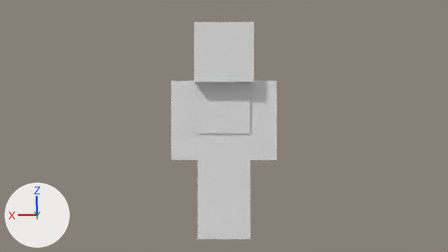
The Blender file mods/minetest_game/player_api/models/female.blend: old version first, new version second.
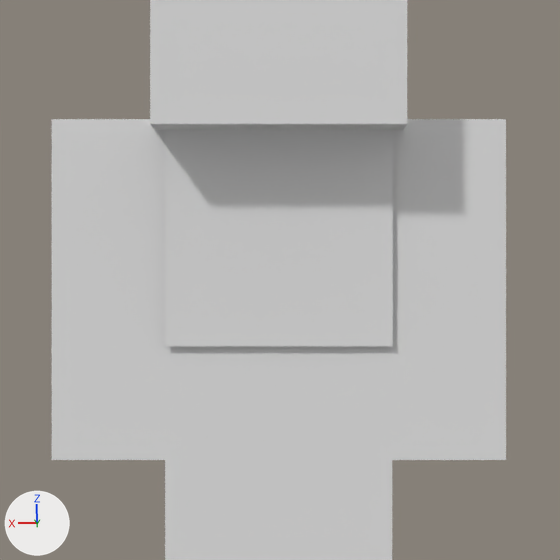
There are two pictures of each version: one from the file's camera 'Camera', one close up on the part from 36% to 65% of the width and 21% to 73% of the height. The lights are fixed; the arrows at lower left show +X, +Y and +Z.

Objects in the first close-up: 'Player.002'.
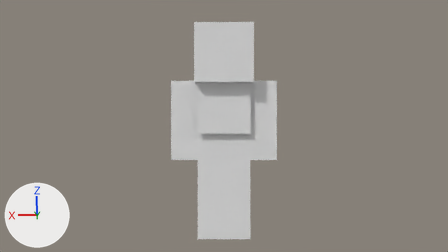
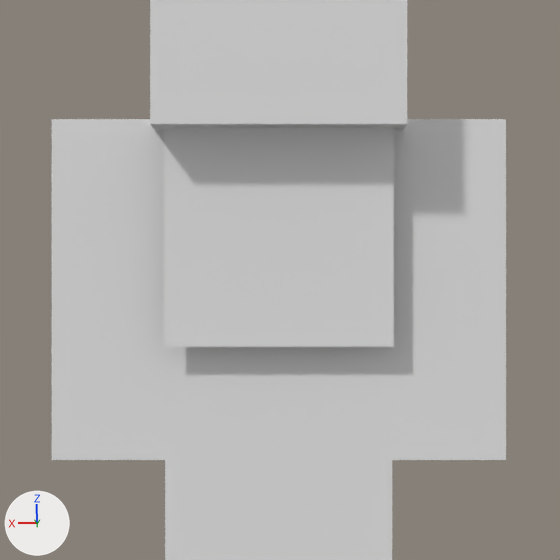
Pixel boxes (x1, y1, x2, y2) of what changed, in the close-ups (560 x 560 px):
```json
{"part": 1, "of": "me_cube_002", "change": "deleted", "before": [165, 129, 393, 346]}
{"part": 2, "of": "me_cube_002", "change": "cut back", "after": [164, 128, 394, 347]}
```

The change, as JSON lines over the scene's bpy script:
```json
{"block": "me_cube_002", "where": "me_cube_002.from_pydata(...)  # 184 vertices, 46 faces, 8 loose edges; spans x -4.2..4.2, y -2.3..2.3, z 0.0..17.0"}
{"block": "me_cube_002", "where": "# used by ob_player_002; location = (0.0, 0.0, 0.0)"}
{"block": "me_cube_002", "where": "# verts and faces of me_cube_002; kept vertices keep their numbers, new ones are numbered from 184"}
{"block": "me_cube_002", "where": "# before: 176 (2.0, 1.0, 8.4) at pixel (170, 346), 177 (2.1, 1.2, 8.4) at pixel (164, 346), 178 (2.1, 1.2, 12.6), 179 (2.0, 1.0, 12.6), 180 (-2.2, 1.0, 8.4) at pixel (398, 346)"}
{"block": "me_cube_002", "where": "# before: 181 (-2.1, 1.2, 8.4) at pixel (392, 346), 182 (-2.1, 1.2, 12.6), 183 (-2.2, 1.0, 12.6)"}
{"block": "me_cube_002", "change": "me_cube_002 part 1: the loose piece of 8 vertices spanning x -2.2..2.1, y 1.0..1.2, z 8.4..12.6 is deleted"}
{"block": "me_cube_002", "change": "me_cube_002 part 2"}
{"op": "add", "block": "me_cube_002", "code": "delete_edges([(176, 177), (176, 179), (178, 179), (180, 181), (180, 183), (182, 183)])"}
{"op": "add", "block": "me_cube_002", "code": "verts[184] = (2.1, 1.5, 8.4)  # pixel (163, 346)"}
{"op": "add", "block": "me_cube_002", "code": "verts[185] = (-2.1, 1.0, 8.4)  # pixel (392, 346)"}
{"op": "add", "block": "me_cube_002", "code": "verts[186] = (-2.1, 1.5, 8.4)  # pixel (393, 346)"}
{"op": "add", "block": "me_cube_002", "code": "for new, old in zip([187, 188, 189], [184, 185, 186]): verts[new] = verts[old] + (0.0, 0.0, 4.2)"}
{"op": "add", "block": "me_cube_002", "code": "verts[190] = (2.1, 1.0, 8.4)  # pixel (165, 346)"}
{"op": "add", "block": "me_cube_002", "code": "edges += [(185, 188)]"}
{"op": "add", "block": "me_cube_002", "code": "faces += [(184, 187, 189, 186)]"}
```
